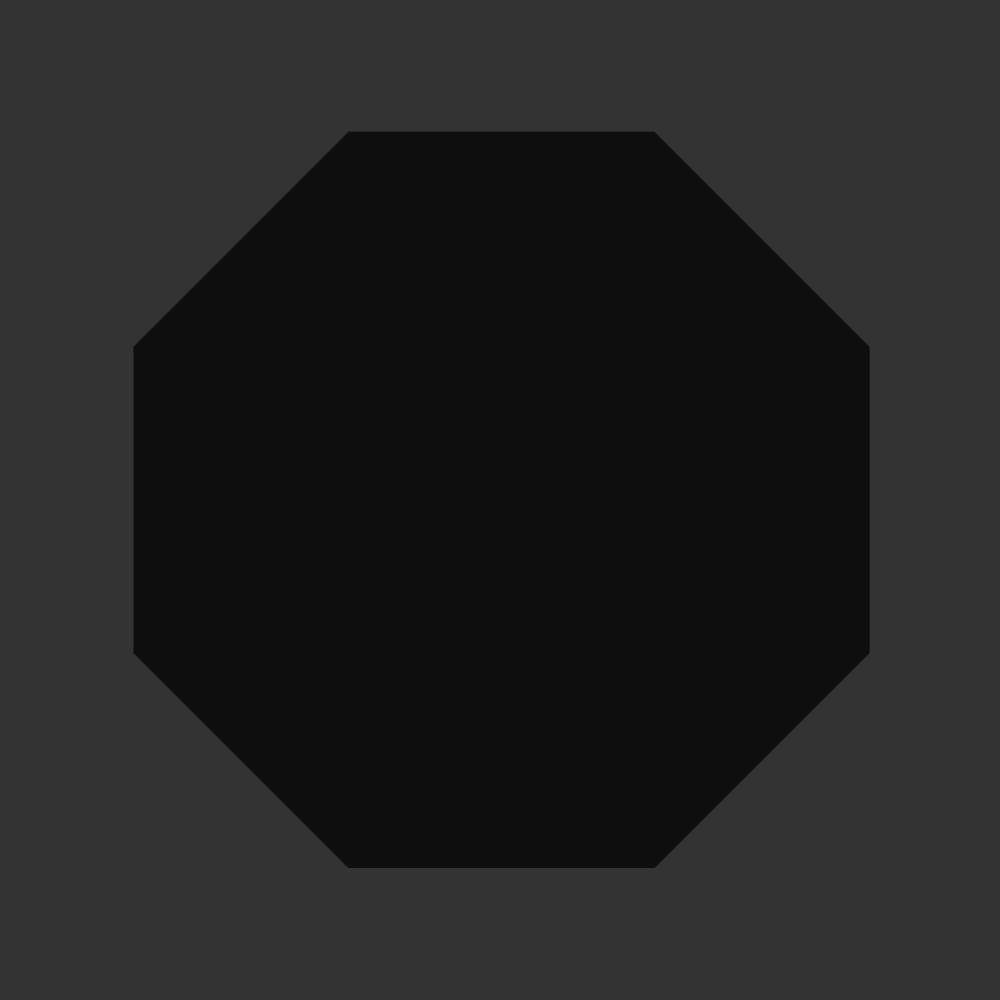
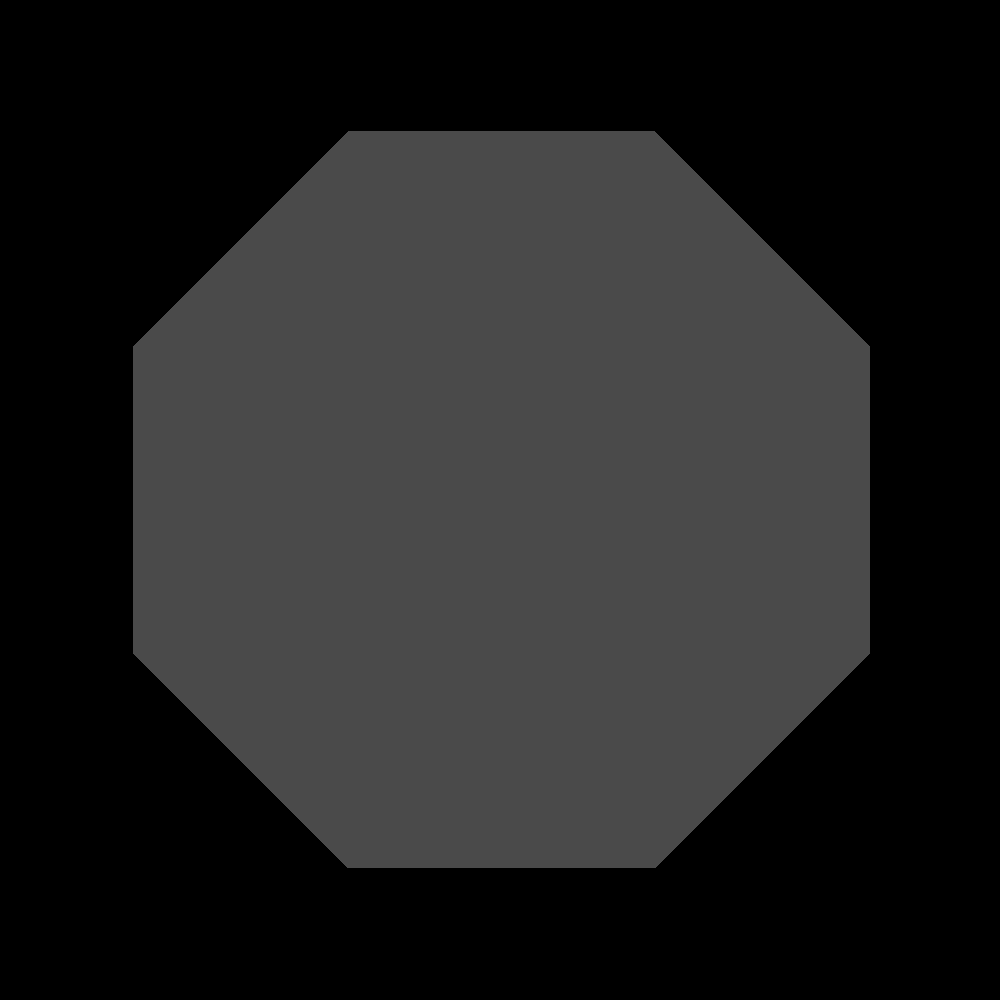
Two versions of the same layered image (1000x1000). Layer-by-layer changes:
painted on "Transformation #1" over (x1=133, y1=131, x2=870, y2=868)
painted on "testfloor1.png" over (x1=0, y1=0, x2=1000, y2=1000)
